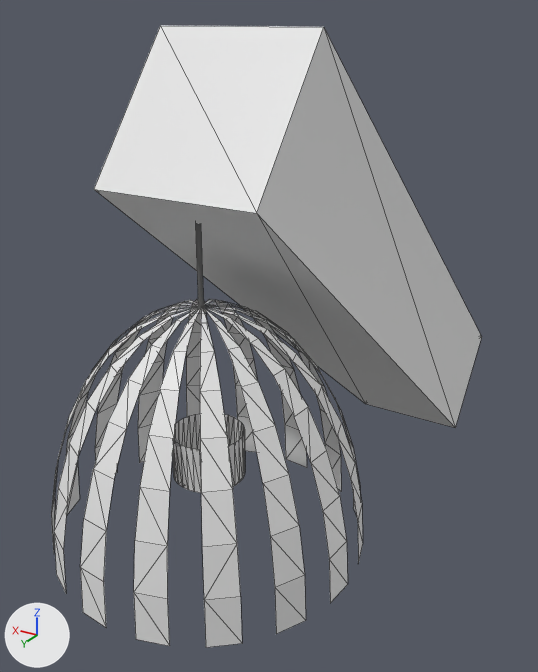
Two versions of the glTF model tuls/Lamp.glb, one commit apart.
Rendered twice from a 50 mm lens placed at (-0.105, 1.732, 1.751), pointed at (0.497, 0.729, 1.25). Lighting does not change. The marker at lower left points along +X, +Y and +Z. Mesh edges are drawn as thin lines. Where no turn or scale is listed for an object, it has been applied to the vertices. Vertices at the same position are counted once.

Names of what the first picture shows: 'Hand', 'Lamp'.
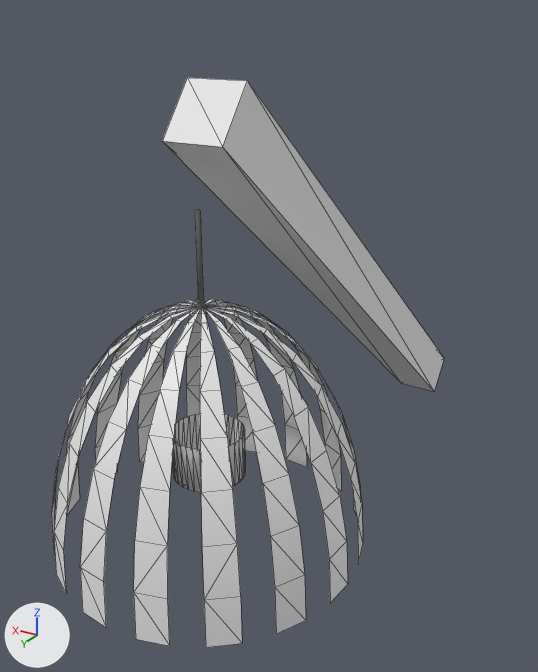
Pixel boxes (x1, y1, x2, y2) of what changed, in the pictures (538 x 672 px):
'Hand', reshaped (27% narrower, 22% shorter): before (94, 26, 482, 428); after (162, 78, 444, 391)
part 1 of me_lamp, shading changed: (51, 225, 363, 647) in both

What the commit changed:
me_lamp has 385 vertices, 458 faces and spans x -0.217..0.217, y -0.217..0.217, z -0.07..0.394.
me_lamp is used by ob_lamp; location (0.417, 1.026, 1.144).
me_lamp part 1: all faces are now shaded smooth (431 of 458 changed).
me_cube_002 has 8 vertices, 12 faces and spans x -0.114..0.114, y -0.561..0.452, z -0.479..0.392.
me_cube_002 is used by ob_hand; location (0.417, 0.626, 1.348).
Part 2, on me_cube_002:
Vertex 0 of me_cube_002 moves from (0.114, 0.309, 0.392) at pixel (160, 25) to (0.042, 0.354, 0.336) at pixel (187, 77).
Vertex 1 of me_cube_002 moves from (0.114, 0.452, 0.214) at pixel (93, 189) to (0.042, 0.407, 0.27) at pixel (162, 141).
Vertex 2 of me_cube_002 moves from (-0.114, 0.452, 0.214) at pixel (256, 213) to (-0.042, 0.407, 0.27) at pixel (222, 147).
Vertex 3 of me_cube_002 moves from (-0.114, 0.309, 0.392) at pixel (323, 27) to (-0.042, 0.354, 0.336) at pixel (247, 80).
Vertex 4 of me_cube_002 moves from (0.114, -0.561, -0.3) to (0.042, -0.516, -0.357).
Vertex 5 of me_cube_002 moves from (0.114, -0.418, -0.479) at pixel (365, 403) to (0.042, -0.463, -0.423) at pixel (401, 383).
Vertex 6 of me_cube_002 moves from (-0.114, -0.561, -0.3) at pixel (481, 336) to (-0.042, -0.516, -0.357) at pixel (444, 358).
Vertex 7 of me_cube_002 moves from (-0.114, -0.418, -0.479) at pixel (455, 427) to (-0.042, -0.463, -0.423) at pixel (434, 391).
